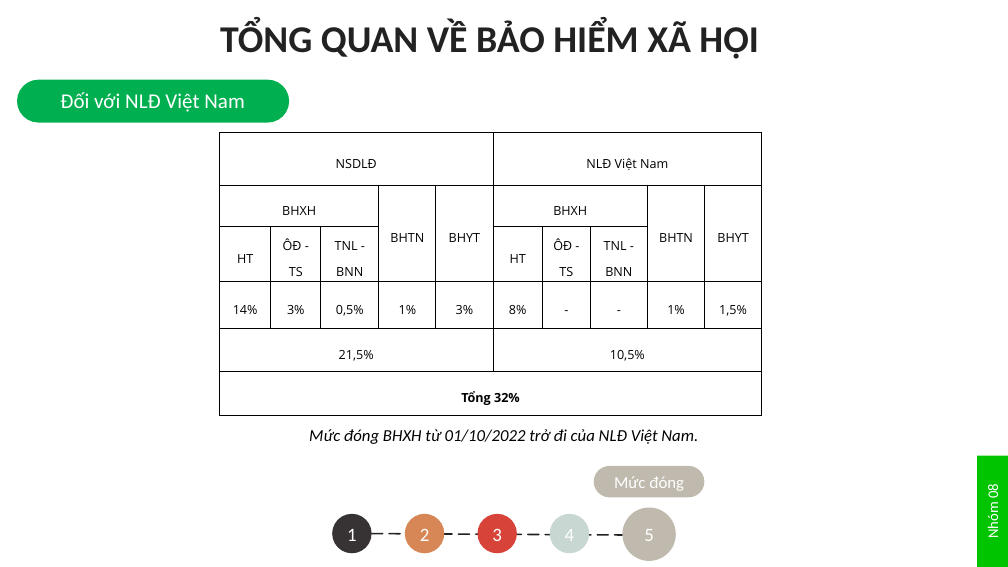
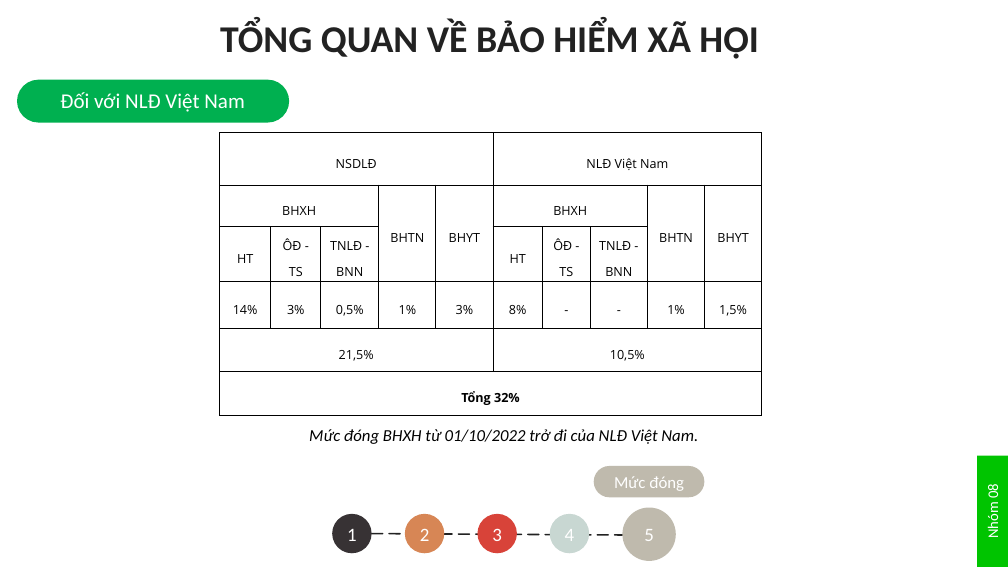
Before and after one commit to Banh-Mi/N8, a slide deck: slide 24 of data/Nhóm_08_BHXH.pptx. Drawn at 1008x567 pixels with LibreOffice and Linux fonts; fonts in the diff are those of the drawing. Boxes give left, top, right and bottom in pixels: in the first picture for what was removed or moved away, otherwise in the second. Text is boxed around its words. In the diff, an @@ line names an element or a change of style, - is before the commit and + after.

```diff
--- a/data/Nhóm_08_BHXH.pptx
+++ b/data/Nhóm_08_BHXH.pptx
@@ table at (x1=219, y1=132, x2=763, y2=415) @@
-row 3, column 3: TNL - BNN
+row 3, column 3: TNLĐ - BNN
-row 3, column 8: TNL - BNN
+row 3, column 8: TNLĐ - BNN
```
Also in this commit, not shown: 4 other slides changed, 1 other file.
